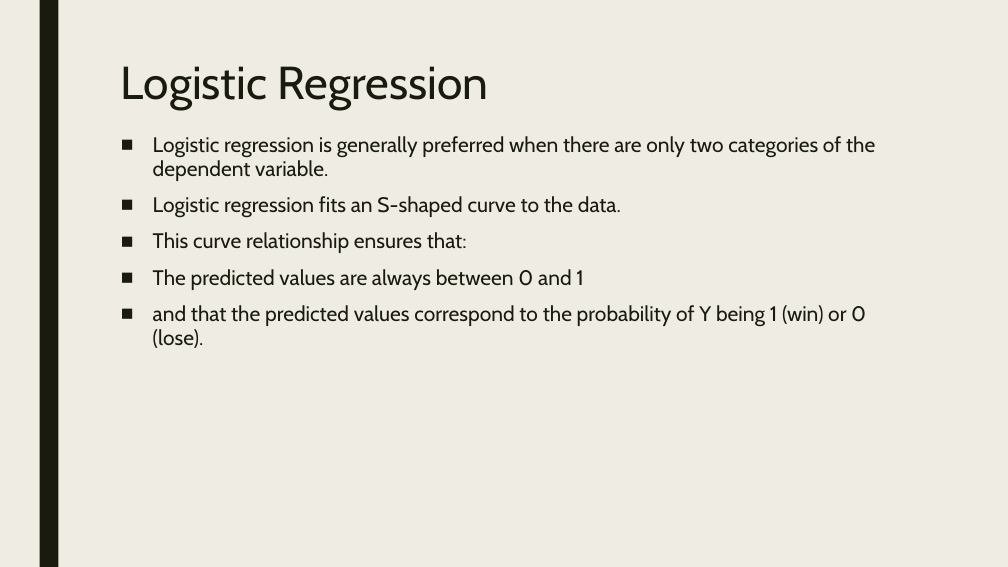
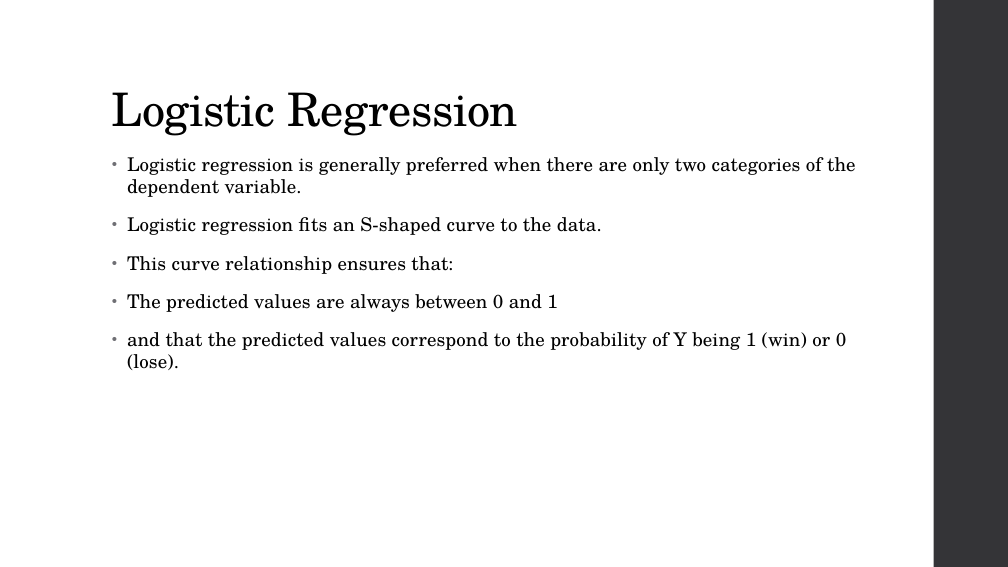
Before and after one commit to npsquared/3251_Presentation, a slide deck: slide 11 of 3251 - Cricket Prediction - Nitin Prakash.pptx. Drawn at 1008x567 pixels with LibreOffice and Linux fonts; fonts in the diff are those of the drawing. Boxes give left, top, right and bottom in pixels: in the first picture for what was removed or moved away, otherwise in the second. Text is boxed around its words. In the diff, an @@ line names an element or a change of style, - is before the commit and + after.

```diff
--- a/3251 - Cricket Prediction - Nitin Prakash.pptx
+++ b/3251 - Cricket Prediction - Nitin Prakash.pptx
@@ background #EFEDE3 to #FFFFFF @@
@@ rectangle removed at [39,0,58,567] @@
@@ rectangle added at [934,0,1008,567], fill #353537 @@
@@ title "Logistic Regression": place and size @@
-title "Logistic Regression" at [121,66,489,110]
+title "Logistic Regression" at [112,92,518,136]
@@ title "Logistic Regression" at [112,92,518,136]: font Cabin to TeX Gyre Schola, text colour #191B0E to #000000, letter spacing 0 to -0.5 pt; line spacing 0.89 to 0.9; vertical alignment top to bottom @@
@@ text "Logistic regression is generally preferred ...": place and size @@
-text "Logistic regression is generally preferred ..." at [153,136,875,348]
+text "Logistic regression is generally preferred ..." at [127,157,855,370]
@@ text "Logistic regression is generally preferred ..." at [127,157,855,370]: size 20 to 18 pt, font Cabin to TeX Gyre Schola, text colour #191B0E to #000000, letter spacing 0 to 0.1 pt; bullet ■ to •; line spacing 0.94 to 0.95; more space between paragraphs @@
```
Also in this commit, not shown: 18 other slides changed.
